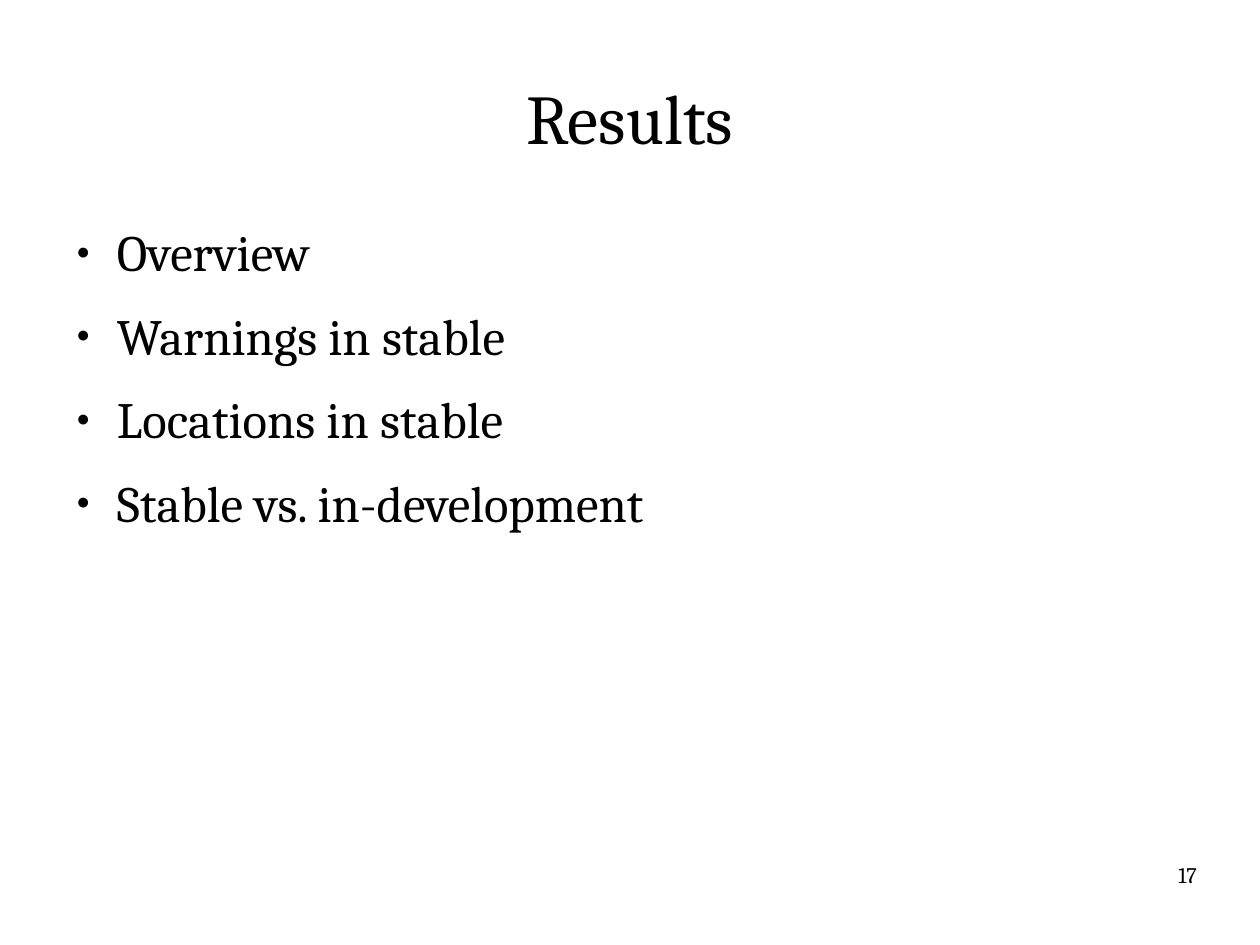
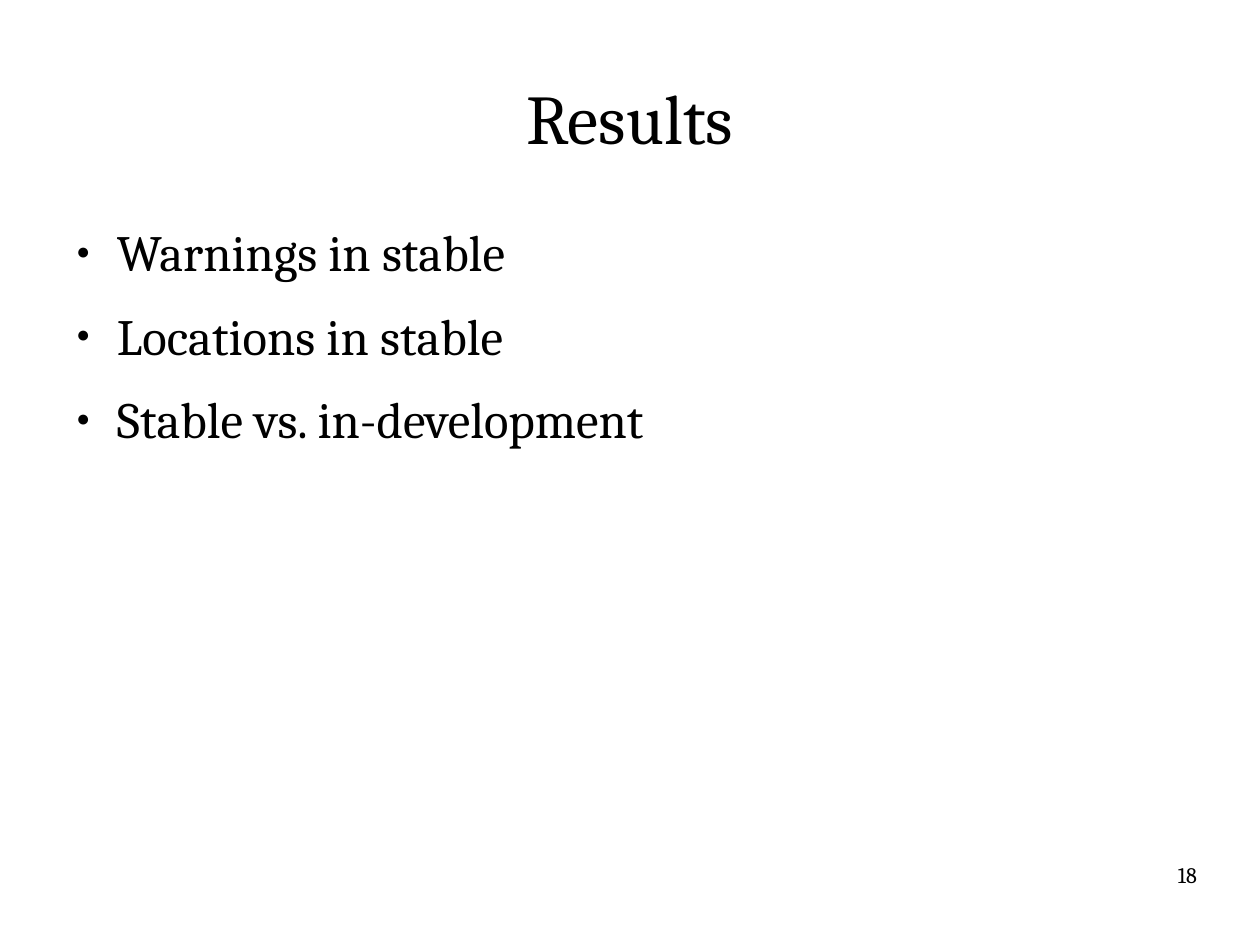
Before and after one commit to itu-square/quantify_linux_errors, a slide deck: slide 18 of notes/pres/pres.odp (slide 17 before the commit). Drawn at 1260x945 pixels with LibreOffice and Linux fonts; fonts in the diff are those of the drawing. Boxes give left, top, right and bottom in pixels: in the first picture for what was removed or moved away, otherwise in the second. Text is boxed around its words. In the diff, an @@ line names an element or a change of style, - is before the commit and + after.

```diff
--- a/notes/pres/pres.odp
+++ b/notes/pres/pres.odp
@@ text at box(117, 236, 310, 272): paragraph removed @@
-● Overview
@@ page number at box(1178, 868, 1197, 883): text changed @@
-17
+18
```
Also in this commit, not shown: 14 other slides changed, 3 slides added, 1 slide removed, 1 other file.
